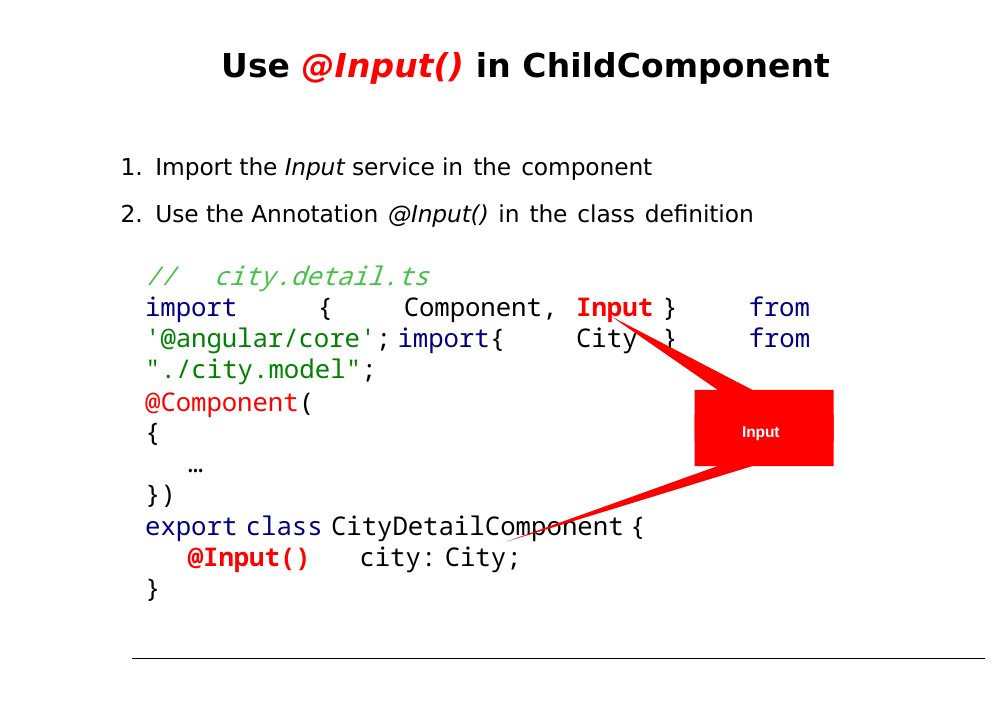
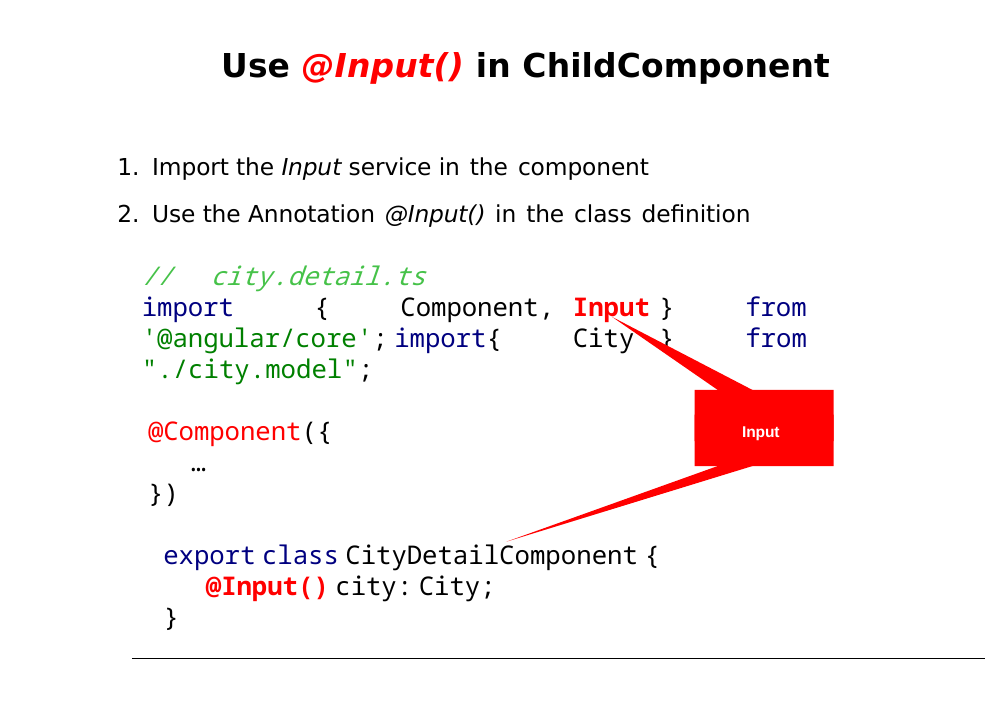
Before and after one commit to petereijgermans11/workshop-angular13, a slide deck: slide 16 of PPT/04- Angular Component Tree.pptx. Drawn at 1008x713 pixels with LibreOffice and Linux fonts; fonts in the diff are those of the drawing. Boxes give left, top, right and bottom in pixels: in the first picture for what was removed or moved away, otherwise in the second. Text is boxed around its words. In the diff, an @@ line names an element or a change of style, - is before the commit and + after.

```diff
--- a/PPT/04- Angular Component Tree.pptx
+++ b/PPT/04- Angular Component Tree.pptx
@@ text removed at (x1=145, y1=392, x2=314, y2=418) @@
-@Component({
-…
-})
@@ text at (x1=148, y1=421, x2=638, y2=602): paragraphs added @@
+@Component({
+…
+})
+export class CityDetailComponent {
+@Input() city: City;
+}
@@ text removed at (x1=145, y1=511, x2=624, y2=573) @@
-export class CityDetailComponent {
-@Input() city: City;
-}
```
Also in this commit, not shown: 8 other slides changed, 1 other file.
